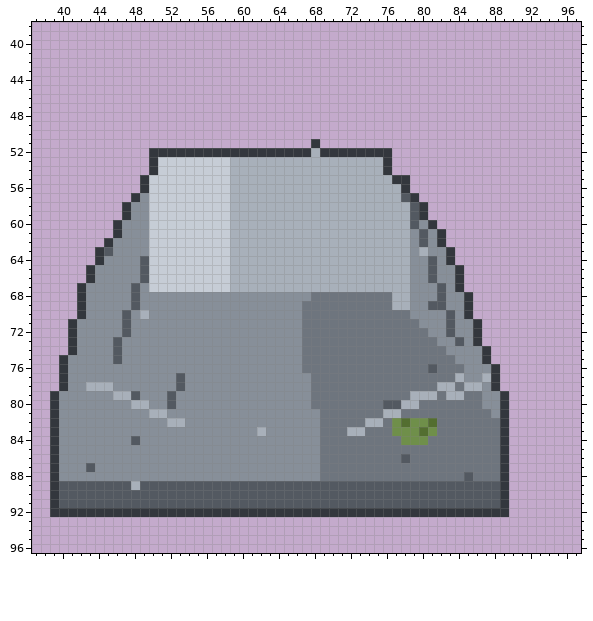
One commit to this pixel-art file: fuentes/aseprite/geo/geo_body_niño.aseprite. The first picture shows the starting point.
128x128 pixels, 1 frame. Shown: x 37..97, y 38..96.
Now the later version:
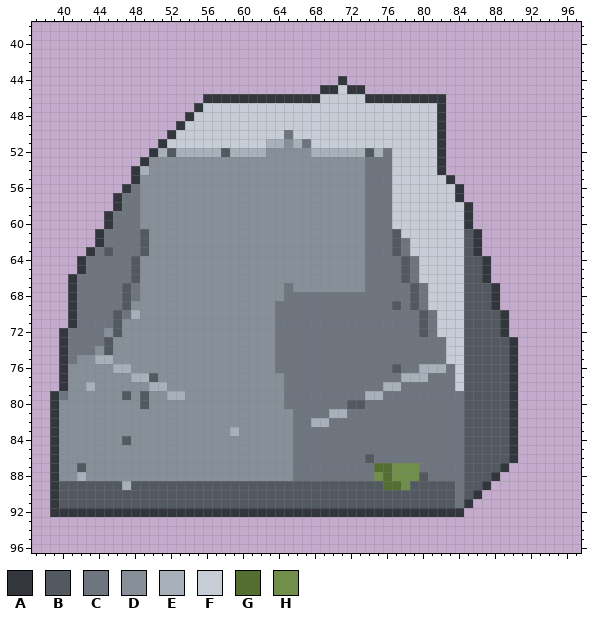
Palette (. is transparent): A #33373d  B #535961  C #6e757e  D #878f99  E #a8b0ba  F #c6cdd6  G #536e30  H #6f8f4a
What changed:
y 44: x 71 . -> A
y 45: x 69..73 ..... -> AAFAA
y 46: x 56..82 ........................... -> AAAAAAAAAAAAAFFFFFAAAAAAAAA
y 47: x 55..82 ............................ -> AFFFFFFFFFFFFFFFFFFFFFFFFFFA
y 48: x 54..82 ............................. -> AFFFFFFFFFFFFFFFFFFFFFFFFFFFA
y 49: x 53..82 .............................. -> AFFFFFFFFFFFFFFFFFFFFFFFFFFFFA
y 50: x 52..82 ............................... -> AFFFFFFFFFFFFCFFFFFFFFFFFFFFFFA
y 51: x 51..82 .................A.............. -> AFFFFFFFFFFFEEDECFFFFFFFFFFFFFFA
y 52: x 51..67 AAAAAAAAAAAAAAAAA -> EBEEEEEBEEEEDDDDD; x 69..82 AAAAAAAA...... -> EEEEEBECFFFFFA
y 53: x 49..82 .AFFFFFFFFEEEEEEEEEEEEEEEEEA...... -> ADDDDDDDDDDDDDDDDDDDDDDDDCCCFFFFFA
y 54: x 48..82 ..AFFFFFFFFEEEEEEEEEEEEEEEEEA...... -> AEDDDDDDDDDDDDDDDDDDDDDDDDCCCFFFFFA
y 55: x 48..83 .AFFFFFFFFFEEEEEEEEEEEEEEEEEEAA..... -> ADDDDDDDDDDDDDDDDDDDDDDDDDCCCFFFFFFA
y 56: x 47..84 ..AFFFFFFFFFEEEEEEEEEEEEEEEEEEEA...... -> ACDDDDDDDDDDDDDDDDDDDDDDDDDCCCFFFFFFFA
y 57: x 46..48 ..A -> ACC; x 50..84 FFFFFFFFFEEEEEEEEEEEEEEEEEEEBA..... -> DDDDDDDDDDDDDDDDDDDDDDDDCCCFFFFFFFA
y 58: x 46..48 .AD -> ACC; x 50..85 FFFFFFFFFEEEEEEEEEEEEEEEEEEEEBA..... -> DDDDDDDDDDDDDDDDDDDDDDDDCCCFFFFFFFFA
y 59: x 45..48 ..AD -> ACCC; x 50..85 FFFFFFFFFEEEEEEEEEEEEEEEEEEEEBA..... -> DDDDDDDDDDDDDDDDDDDDDDDDCCCFFFFFFFFA
y 60: x 45..48 .ADD -> ACCC; x 50..85 FFFFFFFFFEEEEEEEEEEEEEEEEEEEEBDA.... -> DDDDDDDDDDDDDDDDDDDDDDDDCCCFFFFFFFFA
y 61: x 44..86 ..ADDDFFFFFFFFFEEEEEEEEEEEEEEEEEEEEDBDA.... -> ACCCCBDDDDDDDDDDDDDDDDDDDDDDDDCCCBFFFFFFFBA
y 62: x 44..86 .ADDDDFFFFFFFFFEEEEEEEEEEEEEEEEEEEEDBDA.... -> ACCCCBDDDDDDDDDDDDDDDDDDDDDDDDCCCBCFFFFFFBA
y 63: x 43..44 .A -> AC; x 46..86 DDDDFFFFFFFFFEEEEEEEEEEEEEEEEEEEEDEDDA... -> CCCBDDDDDDDDDDDDDDDDDDDDDDDDCCCBCFFFFFFBA
y 64: x 42..87 ..ADDDDBFFFFFFFFFEEEEEEEEEEEEEEEEEEEEDDBDA.... -> ACCCCCBDDDDDDDDDDDDDDDDDDDDDDDDDCCCCBCFFFFFBBA
y 65: x 42..87 .ADDDDDBFFFFFFFFFEEEEEEEEEEEEEEEEEEEEDDBDDA... -> ACCCCCBDDDDDDDDDDDDDDDDDDDDDDDDDCCCCBCFFFFFBBA
y 66: x 41..87 ..ADDDDDBFFFFFFFFFEEEEEEEEEEEEEEEEEEEEDDBDDA... -> ACCCCCCBDDDDDDDDDDDDDDDDDDDDDDDDDCCCCBCFFFFFBBA
y 67: x 41..48 .ADDDDDB -> ACCCCCBC; x 50..88 FFFFFFFFFEEEEEEEEEEEEEEEEEEEEDDDBDA.... -> DDDDDDDDDDDDDDDCDDDDDDDDCCCCCBCFFFFBBBA
y 68: x 41..48 .ADDDDDB -> ACCCCCBC; x 65..67 DDD -> CCC; x 77..88 EEDDDBDDA... -> CCBCFFFFBBBA
y 69: x 41..48 .ADDDDDB -> ACCCCCBD; x 64..66 DDD -> CCC; x 77..88 EEDDBBDDA... -> BCBCFFFFBBBA
y 70: x 41..49 .ADDDDBDE -> ACCCCBCED; x 64..66 DDD -> CCC; x 79..89 DDDDBDA.... -> CBCFFFBBBBA
y 71: x 42..47 DDDDDB -> CCCCBD; x 64..66 DDD -> CCC; x 80..89 DDDBDDA... -> BCFFFBBBBA
y 72: x 40..44 .ADDD -> ACCCC; x 46..47 DB -> BD; x 64..66 DDD -> CCC; x 80..89 CDDBDDA... -> BCFFFBBBBA
y 73: x 40..46 .ADDDDB -> ACCCCBD; x 64..66 DDD -> CCC; x 82..90 DDBDA.... -> CFFBBBBBA
y 74: x 40..43 .ADD -> ACCC; x 45..46 DB -> BD; x 64..66 DDD -> CCC; x 83..90 DDDDA... -> FFBBBBBA
y 75: x 41 D -> C; x 44..46 DDB -> EED; x 64..66 DDD -> CCC; x 83..90 CDDDA... -> FFBBBBBA
y 76: x 46..47 DD -> EE; x 64..66 DDD -> CCC; x 77 C -> B; x 80..82 CBC -> EEE; x 84..90 CDDDA.. -> FBBBBBA
y 77: x 48..50 DDD -> EEB; x 53 B -> D; x 65..67 DDD -> CCC; x 78..80 CCC -> EEE; x 84..90 EDDEA.. -> FBBBBBA
y 78: x 44..45 EE -> DD; x 50..51 DD -> EE; x 53 B -> D; x 65..67 DDD -> CCC; x 76..77 CC -> EE; x 82..90 EECEEDA.. -> CCFBBBBBA
y 79: x 40 D -> C; x 46..49 EEBD -> DBDB; x 52..53 BD -> EE; x 65..67 DDD -> CCC; x 74..75 CC -> EE; x 79..81 EEE -> CCC; x 83..90 EECCDDA. -> CCBBBBBA
y 80: x 48..49 EE -> DB; x 52 B -> D; x 65..67 DDD -> CCC; x 72..73 CC -> BB; x 76..79 BBEE -> CCCC; x 85..90 CCDDA. -> BBBBBA
y 81: x 50..51 EE -> DD; x 66..68 DDD -> CCC; x 70..71 CC -> EE; x 76..77 EE -> CC; x 85..90 CCCDA. -> BBBBBA
y 82: x 52..53 EE -> DD; x 66..69 DDDC -> CCEE; x 74..75 EE -> CC; x 77..81 HGHHG -> CCCCC; x 85..90 CCCCA. -> BBBBBA
y 83: x 59 D -> E; x 62 E -> D; x 66..68 DDD -> CCC; x 72..73 EE -> CC; x 77..81 HHHGH -> CCCCC; x 85..90 CCCCA. -> BBBBBA
y 84: x 47..48 DB -> BD; x 66..68 DDD -> CCC; x 78..80 HHH -> CCC; x 85..90 CCCCA. -> BBBBBA
y 85: x 66..68 DDD -> CCC; x 85..90 CCCCA. -> BBBBBA
y 86: x 66..68 DDD -> CCC; x 74 C -> B; x 78 B -> C; x 85..90 CCCCA. -> BBBBBA
y 87: x 42..43 DB -> BD; x 66..68 DDD -> CCC; x 75..79 CCCCC -> GGHHH; x 85..88 CCCC -> BBBB
y 88: x 42 D -> E; x 66..68 DDD -> CCC; x 75..80 CCCCCC -> HGHHHB; x 86..89 CCCA -> BBA.
y 89: x 47..48 BE -> EB; x 76..78 BBB -> GGH; x 84 B -> C; x 87..89 BBA -> A..
y 90: x 84 B -> C; x 86..89 BBBA -> A...
y 91: x 84..89 BBBBBA -> CA....
y 92: x 85..89 AAAAA -> .....
Where, in picture pixels (left, top, right, bottom), the same in both pictures:
changed: (59, 76, 518, 517)
